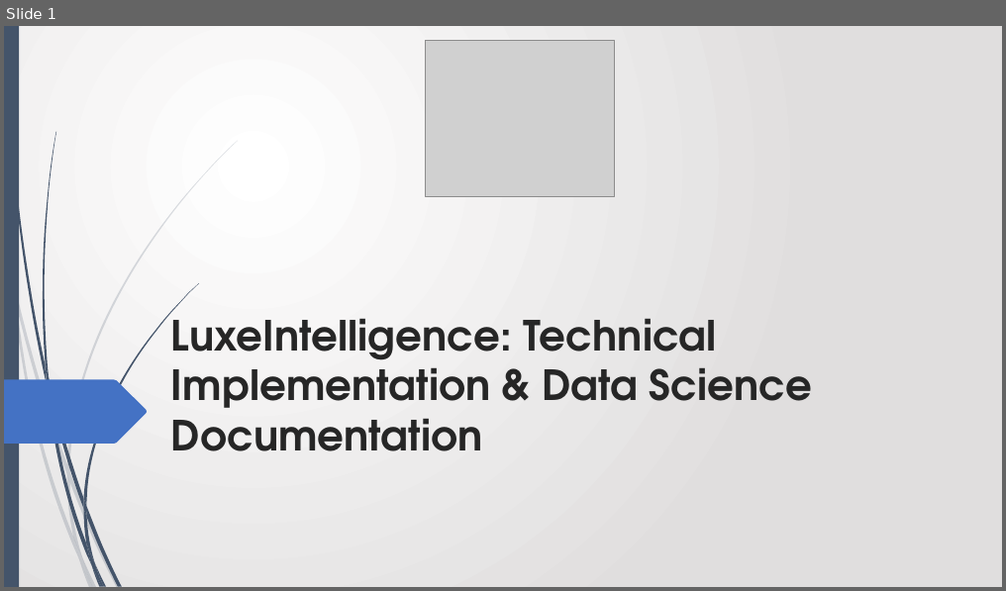
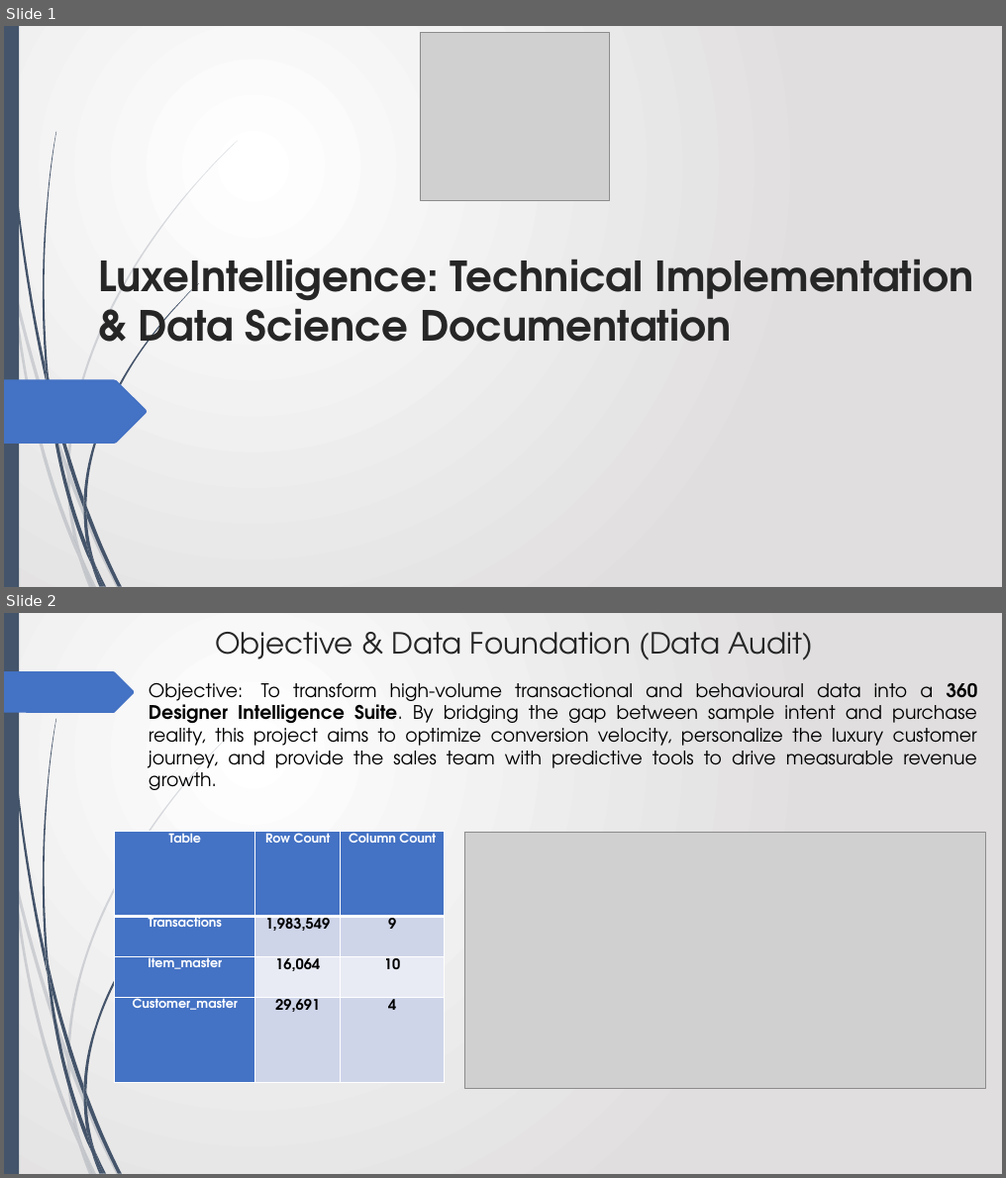
Before and after one commit to Avinash-patnaik/schumacher-customer-segmentation, a slide deck: luxeintelligence.pptx. Shown one above the other, each under a label of ours: slide 1 before the commit, slides 1 and 2 after it. The pictures are 1006x591 and 1006x1178 pixels, drawn with LibreOffice and Linux fonts; fonts in the diff are those of the drawing; grey boxes stand for pictures. Boxes give left, top, right and bottom in pixels: in the first picture for what was removed or moved away, otherwise in the second. Text is boxed around its words. In the diff, an @@ line names an element or a change of style, - is before the commit and + after.

Commit message:
data: change in the ppt data

```diff
--- a/luxeintelligence.pptx
+++ b/luxeintelligence.pptx
@@ slide 2 added at (4, 613, 1002, 1174), background gradient #FFFFFF to #E1DFDF; not listed: 23 template elements that a slide beside it also shows @@
@@ title added at (215, 632, 813, 661), 28 pt, text #262626 @@
+Objective & Data Foundation (Data Audit)
@@ freeform shape added at (4, 671, 135, 713), fill #4472C4 @@
@@ text added at (149, 682, 978, 790), 18 pt, text #000000 @@
+Objective: To transform high-volume transactional and behavioural data into a 360 Designer Intelligence Suite. By bridging the gap between sample intent and purchase reality, this project aims to optimize conversion velocity, personalize the luxury customer journey, and provide the sales team with predictive tools to drive measurable revenue growth.
@@ table added at (115, 832, 445, 1083), 4 rows, 3 columns @@
+Table | Row Count | Column Count
+Transactions | 1,983,549 | 9
+Item_master | 16,064 | 10
+Customer_master | 29,691 | 4
@@ picture added at (464, 832, 985, 1088) @@
@@ slide 1 changed as well @@
@@ picture: place and size @@
-picture at (425, 40, 614, 196)
+picture at (420, 32, 609, 200)
@@ title "LuxeIntelligence: Technical Implementation & Data ..." rewrapped from (171, 306, 812, 452) to (98, 259, 973, 357) @@
```
Also in this commit, not shown: 2 other slides added, 1 slide removed.
